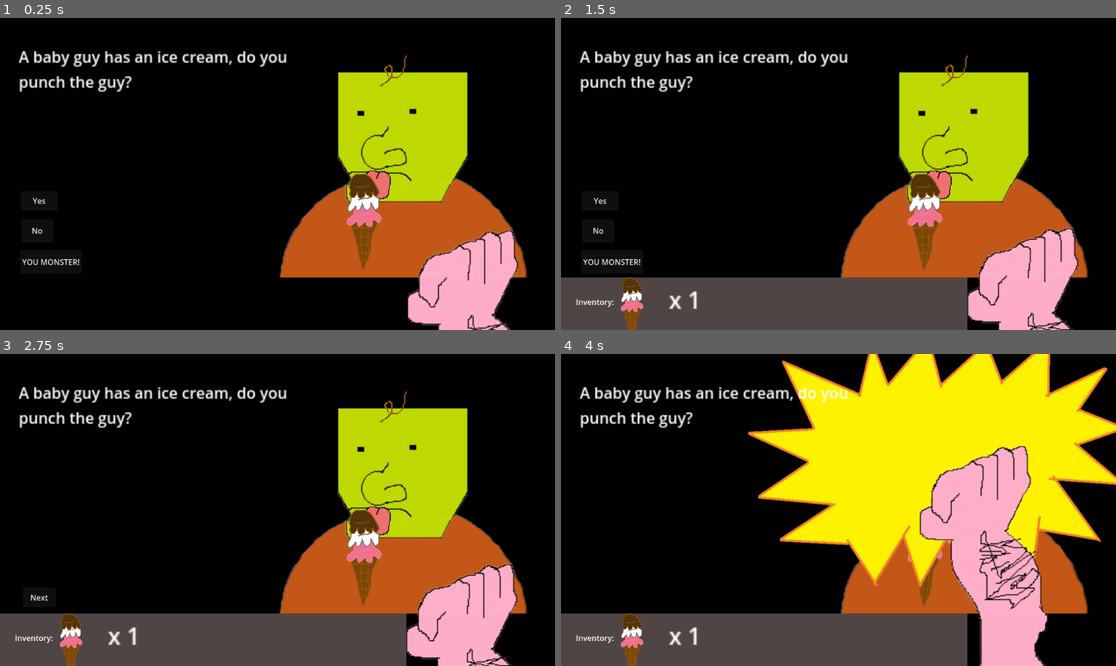
Above: before the commit, frames 1-4 (two rows, left to right).
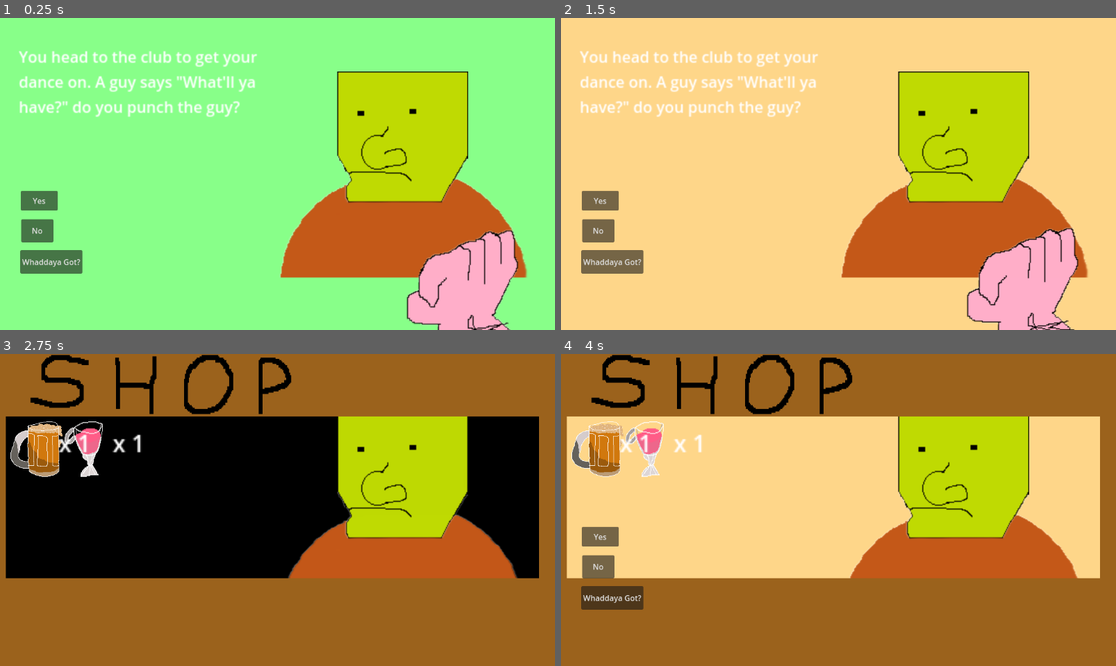
Above: after the commit, the same moments.

Repository: Do-You-Punch-The-Guy-Studios/do-you-punch-the-guy
Game: Godot game, scene res://scenes/the_guy_root_scene.tscn
Same seed, same stepped clock (60 frames per second), same inputs: the game is played once before the commit and once after it.
Inputs:
- Up to frame 1 (0.25 s): no input
- Up to frame 2 (1.5 s): click "Yes" at 0.5 s; click "Next" at 1.25 s
- Up to frame 3 (2.75 s): click "YOU MONSTER!" (after the commit: "Whaddaya Got?") at 2 s
- Up to frame 4 (4 s): click "Next" at 2.75 s; click "Yes" at 3.5 s

The runs differ from the first frame. In frame 1, 80% of the frame differs, in the area x 0-100%, y 0-100%; in frame 2, 80%; in frame 3, 53%; in frame 4, 97%.

Commit message:
LIGHTSIWTCH RAVE!

Diff:
--- a/code/do-you-punch-the-guy-main.gd
+++ b/code/do-you-punch-the-guy-main.gd
@@ -20,6 +20,7 @@
 var questionInfo = {}
 var playerInventory: = [];
 var alreadyDoneThis = false;
+var lightswitchRave = false;
 
 @onready var punchAudio = preload("res://assets/sound/797925__artninja__tmnt_2012_brad_myers_inspired_punches_04072025.wav")
 @onready var theShop = preload("res://scenes/shared-scenes/theShop.tscn")
@@ -96,6 +97,8 @@
 func _process(_delta):
 	if(timerText && timerText.visible):
 		timerText.text = "%02d:%02d" % timeLeft()
+	if(lightswitchRave):
+		doLightswitchRave()
 
 func timeLeft():
 	var time_left = timer.time_left;
@@ -121,7 +124,7 @@
 	currentQuestionIndex = nextQuestionIndex
 	nextQuestionIndex = questionIndexes.back()
 	questionIndexes.pop_back()
-	currentQuestionIndex =15;
+	currentQuestionIndex =23;
 	currentQuestion = questionInfo[str(currentQuestionIndex)];
 	if(currentQuestionIndex > 1):
 		self.add_child(questionScenes["question" + str(currentQuestionIndex)].instantiate())
@@ -248,6 +251,10 @@
 			$Question24/DadWordBaloon.show();
 		if(sceneName == "hideIceCream"):
 			$Question15/Icecream.hide();
+		if(sceneName == "lightSwitchRave"):
+			lightswitchRave = true
+		if(sceneName == "lightSwitchRaveOff"):
+			lightswitchRave = false
 
 func setTimer(numberOfSeconds):
 		timer.wait_time = numberOfSeconds
@@ -293,6 +300,35 @@
 	#goToSecretRudabagaLevel
 	print("Secret Rudabega Level")
 
+func doLightswitchRave():
+	lightswitchRave = false
+	$background.color = Color("#000000")
+	await get_tree().create_timer(0.1).timeout
+	$background.color = Color("#FED689")
+	await get_tree().create_timer(0.1).timeout
+	$background.color = Color("#88FF89")
+	await get_tree().create_timer(0.1).timeout
+	$background.color = Color("#83FCFE")
+	await get_tree().create_timer(0.1).timeout
+	$background.color = Color("#8BB5FE")
+	await get_tree().create_timer(0.1).timeout
+	$background.color = Color("#D78CFF")
+	await get_tree().create_timer(0.1).timeout
+	$background.color = Color("#FF8CFF")
+	await get_tree().create_timer(0.1).timeout
+	$background.color = Color("#D78CFF")
+	await get_tree().create_timer(0.1).timeout
+	$background.color = Color("#8BB5FE")
+	await get_tree().create_timer(0.1).timeout
+	$background.color = Color("#83FCFE")
+	await get_tree().create_timer(0.1).timeout
+	$background.color = Color("#88FF89")
+	await get_tree().create_timer(0.1).timeout
+	$background.color = Color("#FED689")
+	await get_tree().create_timer(0.1).timeout
+	$background.color = Color("#000000")
+	lightswitchRave = true
+
 func _on_timer_timeout():
 	_gameLoss()
 
--- a/data/questions.json
+++ b/data/questions.json
@@ -297,9 +297,9 @@
 		"noTags":[],
 		"option3Tags":[],
 		"onOption3":{"shop":[{"item":"BEER", "quantity": 1}, {"item":"PUNCH", "quantity": 1}], "inventory": false, "animate": false, "setTimer":false},
-		"onQuestion": false,
-		"onYes": false,
-		"onNo": false,
+		"onQuestion": {"shop":false, "inventory": false, "animate": "lightSwitchRave", "setTimer":false},
+		"onYes": {"shop":false, "inventory": false, "animate": "lightSwitchRaveOff", "setTimer":false},
+		"onNo": {"shop":false, "inventory": false, "animate": "lightSwitchRaveOff", "setTimer":false},
 		"isActive": true
 	},
 	"24": {
--- a/scenes/question11.tscn
+++ b/scenes/question11.tscn
@@ -10,32 +10,32 @@
 
 [node name="Caps" type="Sprite2D" parent="."]
 z_index = 11
-position = Vector2(253, 96.99999)
+position = Vector2(233, 96.99999)
 scale = Vector2(0.6875, 0.7083333)
 texture = ExtResource("1_vqud3")
 
 [node name="Caps2" type="Sprite2D" parent="."]
 z_index = 5
-position = Vector2(437.99997, 99.00001)
+position = Vector2(48, 100)
 scale = Vector2(0.75, 0.8020833)
 texture = ExtResource("1_vqud3")
 
 [node name="Comma" type="Sprite2D" parent="."]
-position = Vector2(543, 83)
+position = Vector2(286, 85)
 scale = Vector2(0.48958334, 0.5416667)
 texture = ExtResource("2_0aotr")
 
 [node name="Delete" type="Sprite2D" parent="."]
 z_index = 11
-position = Vector2(361, 54)
+position = Vector2(152, 63)
 texture = ExtResource("3_0ea0m")
 
 [node name="Questionmark" type="Sprite2D" parent="."]
-position = Vector2(341.99997, 136)
+position = Vector2(645, 85)
 scale = Vector2(0.5833333, 0.6145833)
 texture = ExtResource("4_47r85")
 
 [node name="Space" type="Sprite2D" parent="."]
-position = Vector2(99, 136)
+position = Vector2(399, 85)
 scale = Vector2(0.46875, 0.48958334)
 texture = ExtResource("5_4fpwf")
--- a/scenes/the_guy_root_scene.tscn
+++ b/scenes/the_guy_root_scene.tscn
@@ -1,7 +1,6 @@
-[gd_scene load_steps=9 format=3 uid="uid://dpdgxfjdkjtu0"]
+[gd_scene load_steps=8 format=3 uid="uid://dpdgxfjdkjtu0"]
 
 [ext_resource type="Script" uid="uid://cxr8ri44jlfdg" path="res://code/do-you-punch-the-guy-main.gd" id="1_dpvq8"]
-[ext_resource type="Texture2D" uid="uid://cgr27a1b8end5" path="res://assets/black-background.png" id="1_fxs5o"]
 [ext_resource type="Texture2D" uid="uid://b62op58vfseyn" path="res://assets/theGuyBody.png" id="2_o84ic"]
 [ext_resource type="PackedScene" uid="uid://byq300qt4sjkt" path="res://scenes/shared-scenes/player-inventory.tscn" id="2_sc6sm"]
 [ext_resource type="Texture2D" uid="uid://bggywibmcgm6f" path="res://assets/theGuyface.png" id="3_dpvq8"]
@@ -17,12 +16,13 @@
 z_index = 10
 position = Vector2(27, -4)
 
-[node name="background" type="Sprite2D" parent="."]
-
-[node name="BlackBackground" type="Sprite2D" parent="background"]
-position = Vector2(576, 320.49997)
-scale = Vector2(1.3384176, 1.3939899)
-texture = ExtResource("1_fxs5o")
+[node name="background" type="ColorRect" parent="."]
+z_index = 1
+offset_left = -126.0
+offset_top = -97.0
+offset_right = 1275.0
+offset_bottom = 736.0
+color = Color(0, 0, 0, 1)
 
 [node name="theAction" type="Sprite2D" parent="."]
 
